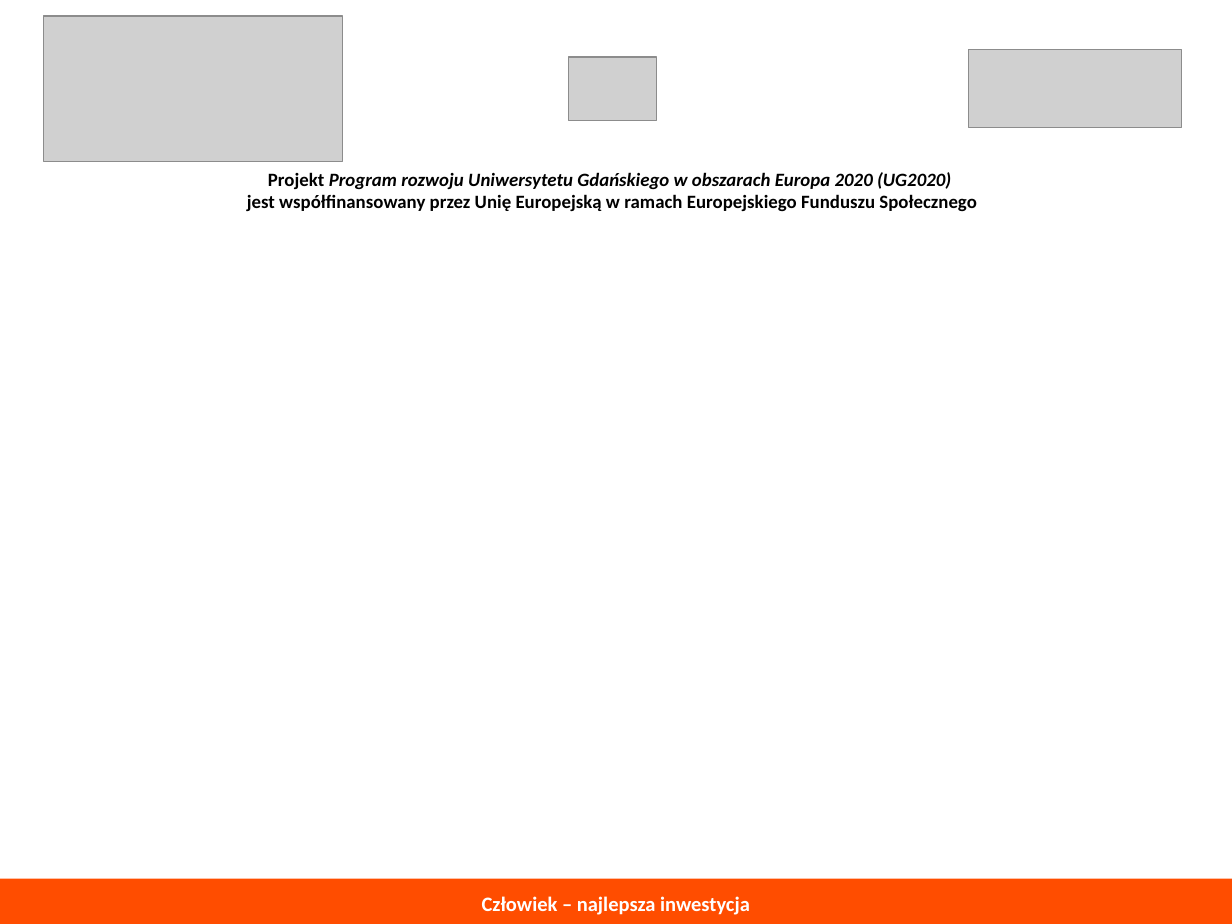
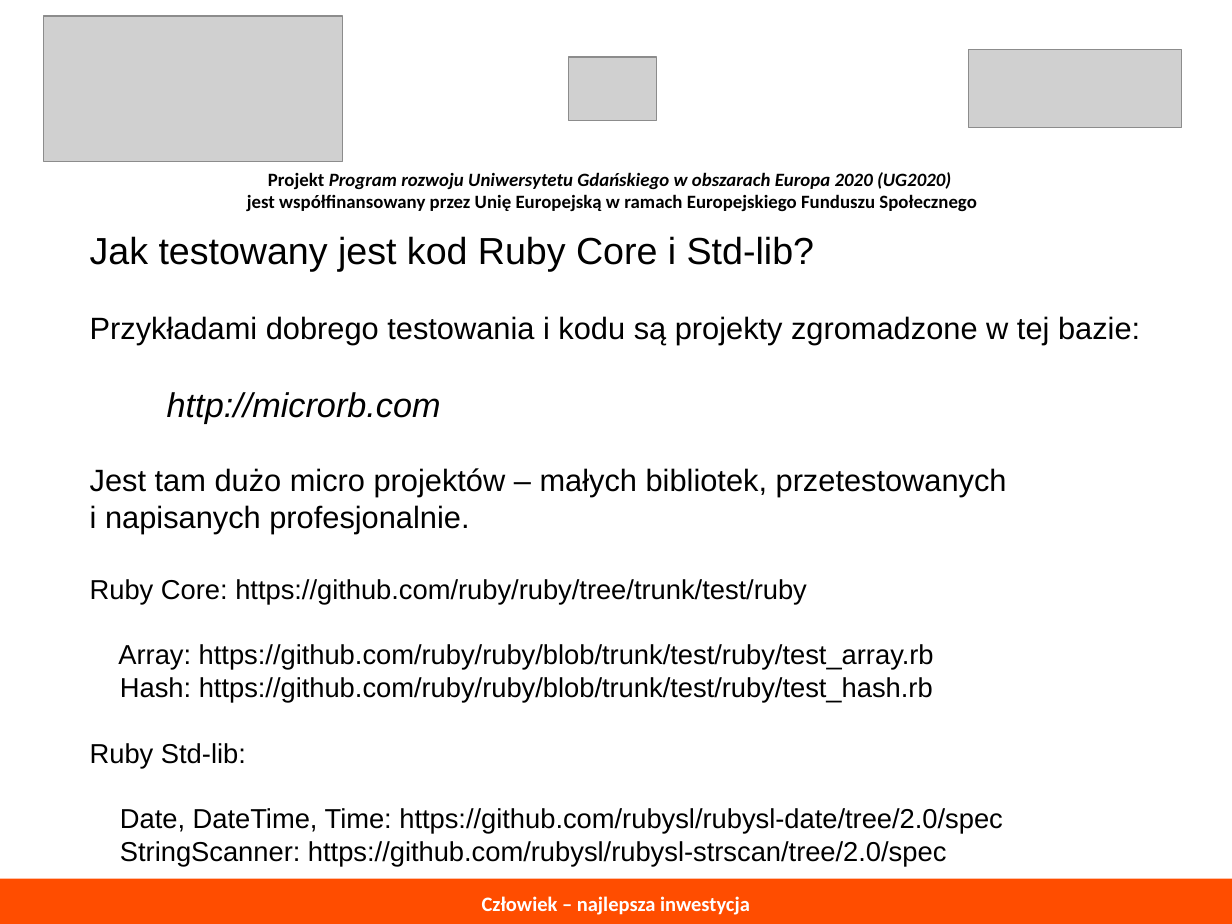
Before and after one commit to ljadanowski/syllabus-testowanie-aplikacji, a slide deck: slide 34 of todo/konspekt_wykladu.odp. Drawn at 1232x924 pixels with LibreOffice and Linux fonts; fonts in the diff are those of the drawing; grey boxes stand for pictures. Boxes give left, top, right and bottom in pixels: in the first picture for what was removed or moved away, otherwise in the second. Text is boxed around its words. In the diff, an @@ line names an element or a change of style, - is before the commit and + after.

```diff
--- a/todo/konspekt_wykladu.odp
+++ b/todo/konspekt_wykladu.odp
@@ text added at (90, 236, 1140, 867), 16 pt, text #000000 @@
+Jak testowany jest kod Ruby Core i Std-lib?
+Przykładami dobrego testowania i kodu są projekty zgromadzone w tej bazie:
+http://microrb.com
+Jest tam dużo micro projektów – małych bibliotek, przetestowanych
+i napisanych profesjonalnie.
+Ruby Core: https://github.com/ruby/ruby/tree/trunk/test/ruby
+Array: https://github.com/ruby/ruby/blob/trunk/test/ruby/test_array.rb
+Hash: https://github.com/ruby/ruby/blob/trunk/test/ruby/test_hash.rb
+Ruby Std-lib:
+Date, DateTime, Time: https://github.com/rubysl/rubysl-date/tree/2.0/spec
+StringScanner: https://github.com/rubysl/rubysl-strscan/tree/2.0/spec
```
Also in this commit, not shown: 2 other slides changed, 1 other file.
